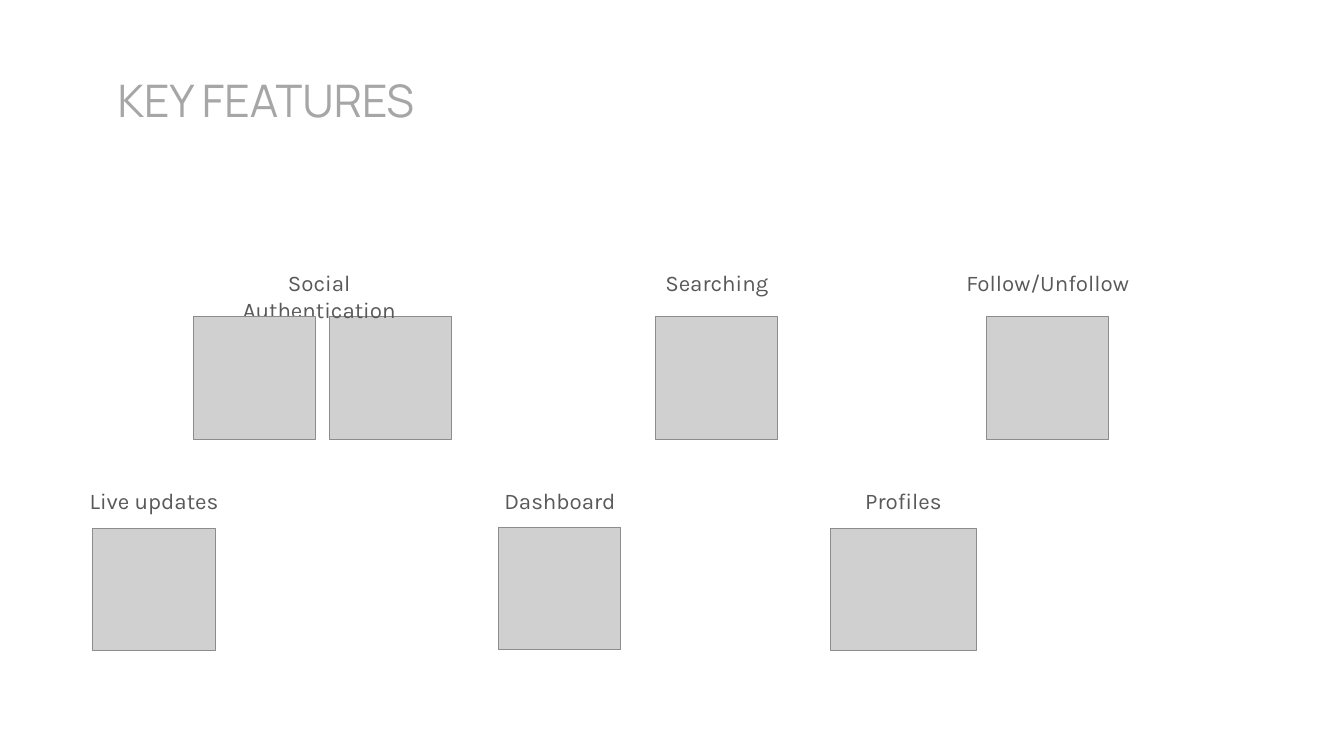
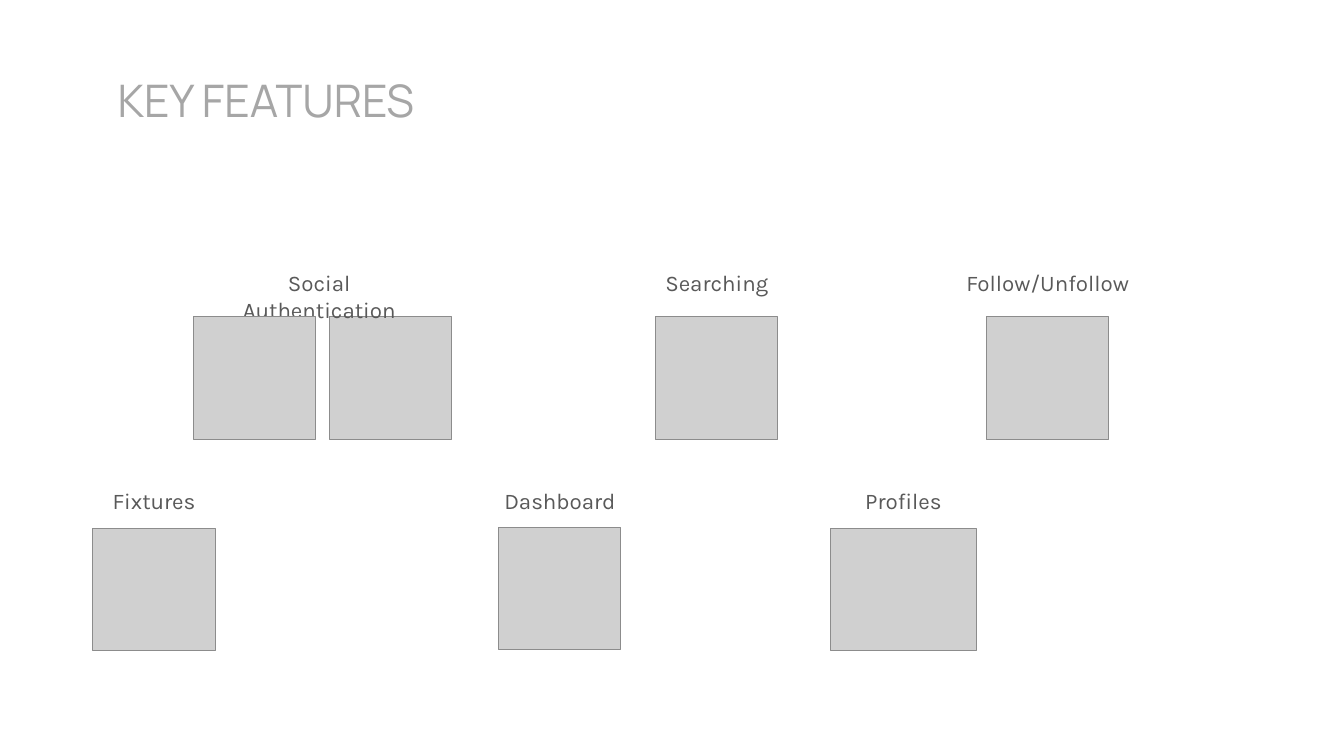
Before and after one commit to rbob96/GRNFanZone, a slide deck: slide 6 of Documentation/Demonstration/Demo - Final.pptx. Drawn at 1344x756 pixels with LibreOffice and Linux fonts; fonts in the diff are those of the drawing; grey boxes stand for pictures. Boxes give left, top, right and bottom in pixels: in the first picture for what was removed or moved away, otherwise in the second. Text is boxed around its words. In the diff, an @@ line names an element or a change of style, - is before the commit and + after.

```diff
--- a/Documentation/Demonstration/Demo - Final.pptx
+++ b/Documentation/Demonstration/Demo - Final.pptx
@@ text at (x1=113, y1=493, x2=196, y2=509): text changed @@
-Live updates
+Fixtures
```
Also in this commit, not shown: 2 other slides changed.
